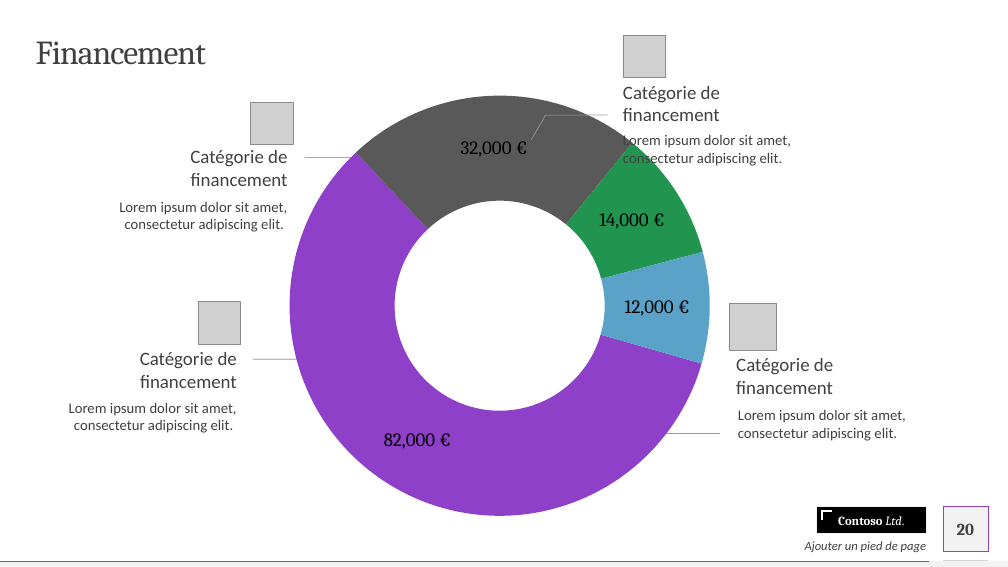
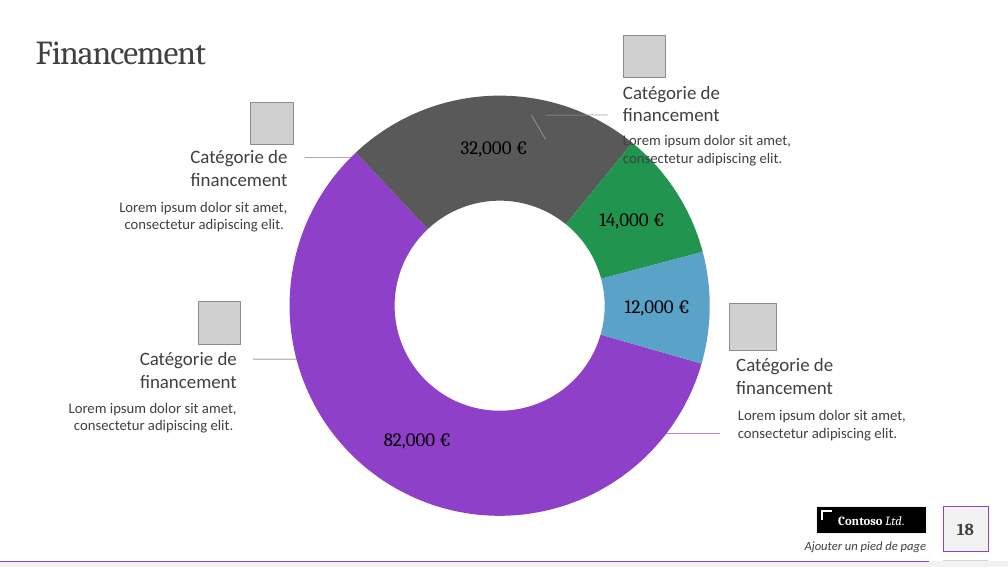
Before and after one commit to AntoineSebert/dandelion, a slide deck: slide 18 of documents/submission_4/presentation.odp (slide 20 before the commit). Drawn at 1008x567 pixels with LibreOffice and Linux fonts; fonts in the diff are those of the drawing; grey boxes stand for pictures. Boxes give left, top, right and bottom in pixels: in the first picture for what was removed or moved away, otherwise in the second. Text is boxed around its words. In the diff, an @@ line names an element or a change of style, - is before the commit and + after.

```diff
--- a/documents/submission_4/presentation.odp
+++ b/documents/submission_4/presentation.odp
@@ line moved from (546, 115) - (532, 139) to (546, 139) - (532, 115) @@
@@ page number at <box>957,523,974,535</box>: text changed @@
-20
+18
```
Also in this commit, not shown: 1 other slide changed, 1 slide added, 3 slides removed.
